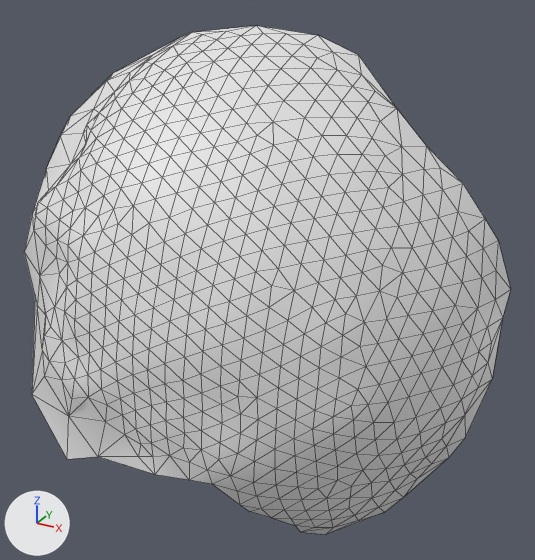
Before and after pictures for a commit that changed the OBJ model res/final/onecam_fullvolume/07/cleanedup/FullVolium.000305.obj.
One viewpoint serves both versions: a 50 mm lens placed at (-325.3, 83.9, 236.0), pointed at (-408.3, 234.9, 160.5). The lights are fixed; the arrows at lower left show +X, +Y and +Z. Mesh edges are drawn as thin lines. Where no turn or scale is listed for an object, it has been applied to the vertices.

The older version as bpy lines, for what is in view:
```python
me_fullvolium_000305 = bpy.data.meshes.new('FullVolium.000305')
me_fullvolium_000305.from_pydata(...)  # 535 vertices, 1036 faces; spans x -493.7..-353.4, y 189.7..261.3, z 97.3..219.6
# before: 241 (-367.6, 228.8, 168.5) at pixel (417, 292), 249 (-367.3, 232.4, 172.9) at pixel (425, 268), 290 (-364.4, 230.8, 164.0) at pixel (432, 310), 310 (-364.0, 233.8, 168.6) at pixel (440, 287), 311 (-360.9, 240.3, 167.9) at pixel (462, 282)
# before: 312 (-364.1, 237.8, 172.9) at pixel (447, 262), 316 (-361.1, 236.7, 163.5) at pixel (455, 305)
ob_fullvolium_000305 = bpy.data.objects.new('FullVolium.000305', me_fullvolium_000305)
ob_fullvolium_000305.location = (0.0, 0.0, 0.0)
```
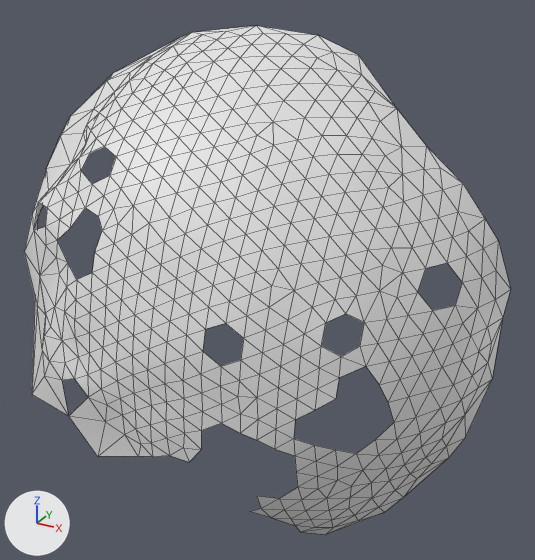
Where the change shows, as pixel boxes (x1, y1, x2, y2) in the pictures (535 x 560 px):
part 1 of me_fullvolium_000305, deleted
    before: (34, 147, 116, 279)
part 2 of me_fullvolium_000305, deleted
    before: (32, 314, 394, 512)
part 3 of me_fullvolium_000305, deleted
    before: (418, 263, 462, 310)

The change, as a list of edits to the scene's bpy script:
```text
Change me_fullvolium_000305:
    used by ob_fullvolium_000305; location = (0.0, 0.0, 0.0)
    verts and faces of me_fullvolium_000305; kept vertices keep their numbers, new ones are numbered from 535
    remove me_fullvolium_000305.from_pydata(...)  # 535 vertices, 1036 faces; spans x -493.7..-353.4, y 189.7..261.3, z 97.3..219.6
    add me_fullvolium_000305.from_pydata(...)  # 502 vertices, 920 faces; spans x -493.7..-353.4, y 190.6..261.3, z 97.3..219.6
    me_fullvolium_000305 part 1
    5 vertices are removed from x -451.8..-434.6, y 196.8..207.8, z 174.6..193.2
    23 faces are deleted
    me_fullvolium_000305 part 2
    27 vertices are removed from x -439.7..-371.4, y 189.7..216.6, z 118.1..162.5
    87 faces are deleted
    me_fullvolium_000305 part 3
    add delete_vertices([310])  # with the faces that use them
```
